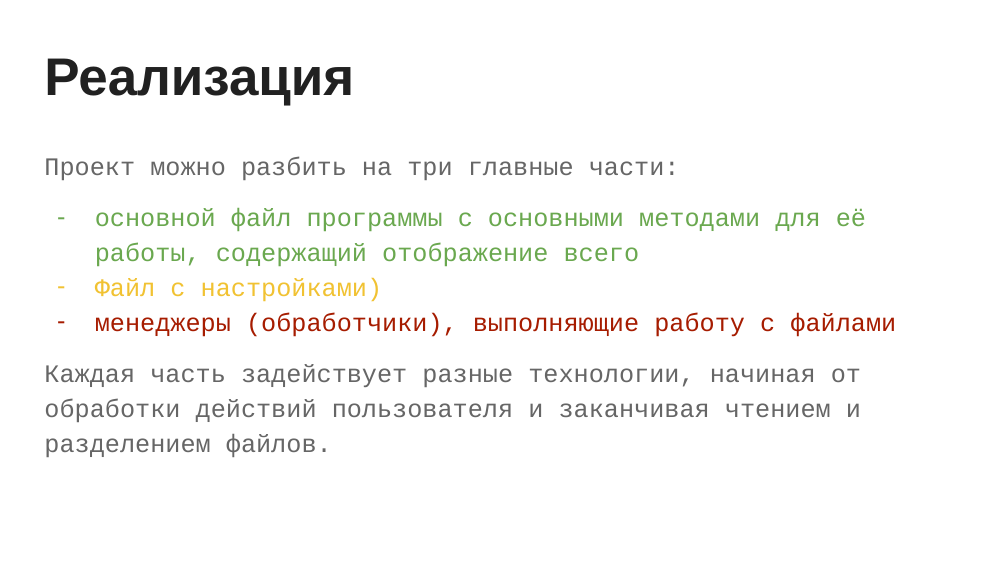
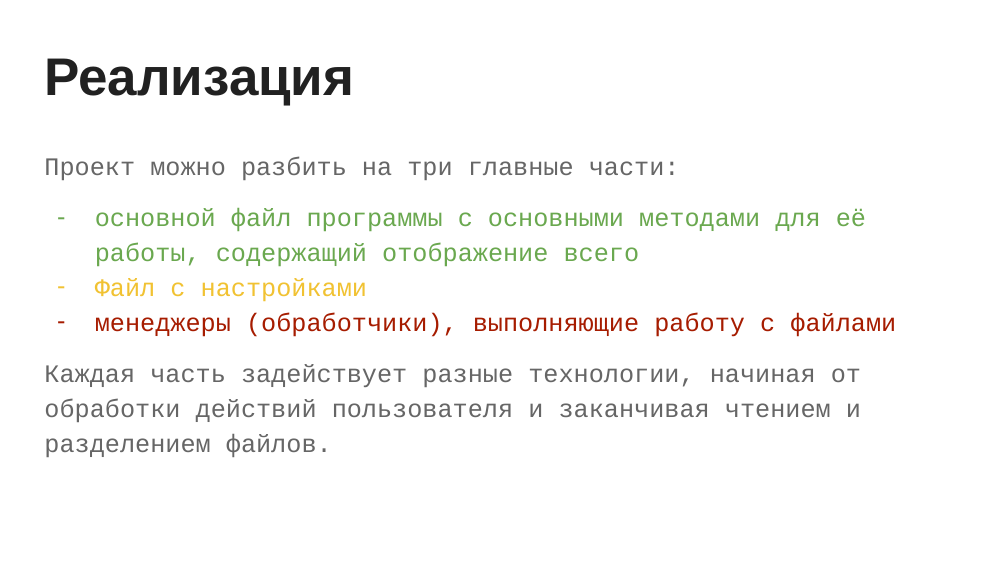
Before and after one commit to SyberiaK/spacewar, a slide deck: slide 4 of doc/Spacewar.pptx. Drawn at 1008x567 pixels with LibreOffice and Linux fonts; fonts in the diff are those of the drawing. Boxes give left, top, right and bottom in pixels: in the first picture for what was removed or moved away, otherwise in the second. Text is boxed around its words. In the diff, an @@ line names an element or a change of style, - is before the commit and + after.

```diff
--- a/doc/Spacewar.pptx
+++ b/doc/Spacewar.pptx
@@ text at (x1=95, y1=278, x2=367, y2=302): text changed @@
-– Файл с настройками)
+– Файл с настройками
```
Also in this commit, not shown: 2 other slides changed, 1 slide added.
